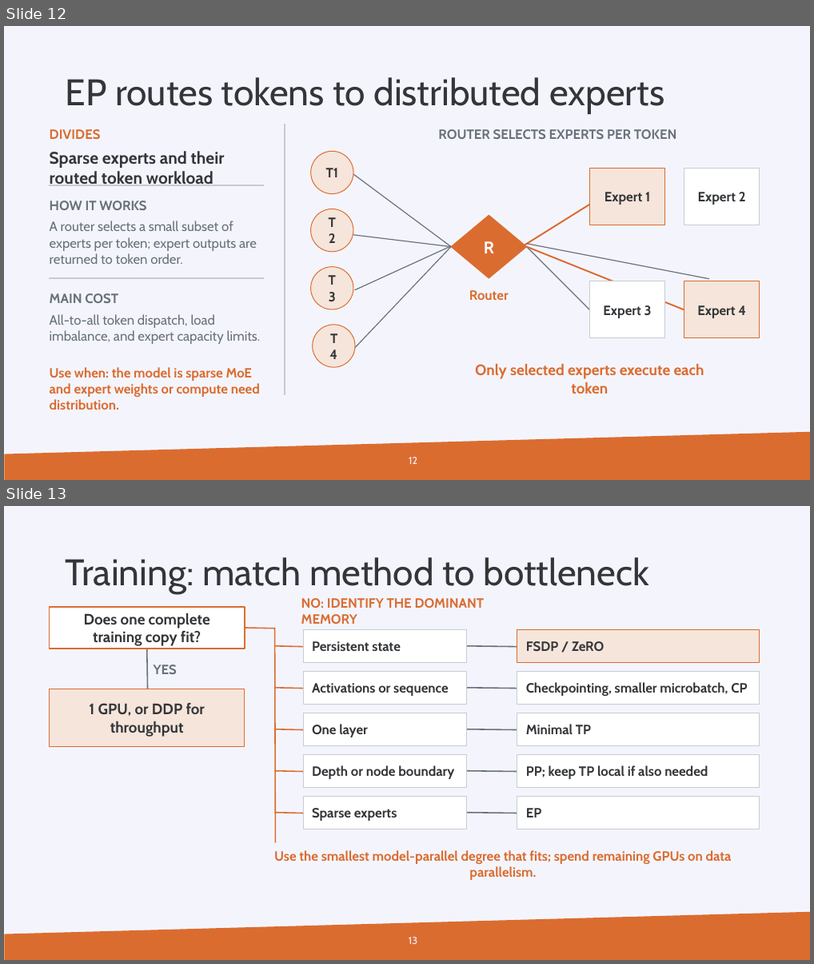
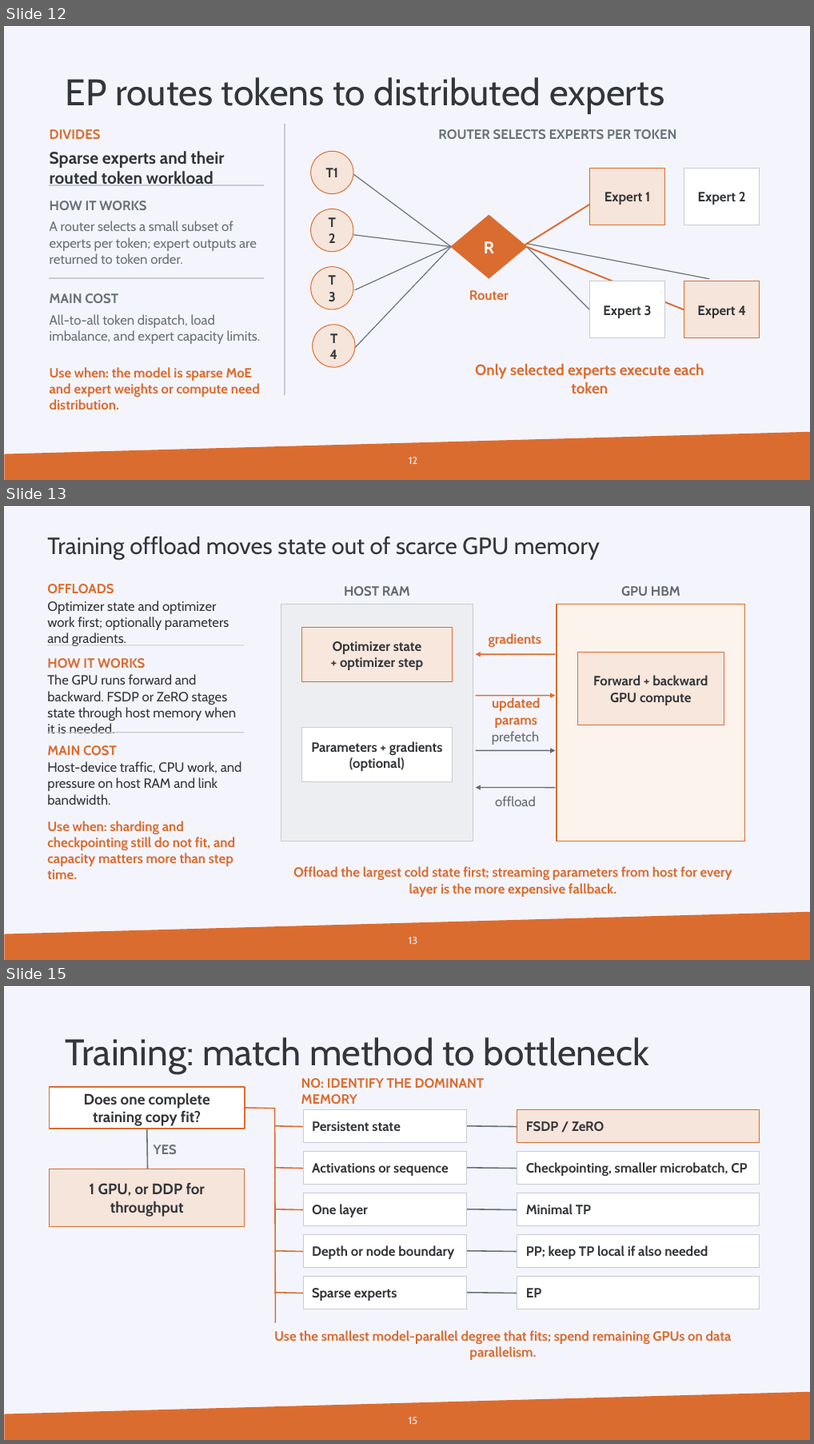
Before and after one commit to gjbex/Machine-learning-with-Python, a slide deck: parallelism_selection.pptx. Shown one above the other, each under a label of ours: slides 12 and 13 before the commit, slides 12, 13 and 15 after it; the slides between them are not shown. The pictures are 814x964 and 814x1444 pixels, drawn with LibreOffice and Linux fonts; fonts in the diff are those of the drawing; background and template pictures are left out. Boxes give left, top, right and bottom in pixels: in the first picture for what was removed or moved away, otherwise in the second. Text is boxed around its words. In the diff, an @@ line names an element or a change of style, - is before the commit and + after.

Commit message:
Add CPU offload slides

```diff
--- a/parallelism_selection.pptx
+++ b/parallelism_selection.pptx
@@ slide 13 added at [4,506,810,960], background #F4F5FC; not listed: 1 template element that a slide beside it also shows @@
@@ text added at [47,536,600,560], 28 pt, text #333639 @@
+Training offload moves state out of scarce GPU memory
@@ text added at [47,584,114,594], 16 pt, text #DB6C30, bold @@
+OFFLOADS
@@ text added at [47,600,229,646], 16 pt, text #333639 @@
+Optimizer state and optimizer work first; optionally parameters and gradients.
@@ text added at [344,586,410,596], 16 pt, text #656A70, bold @@
+HOST RAM
@@ text added at [622,586,681,596], 16 pt, text #656A70, bold @@
+GPU HBM
@@ rectangle added at [281,604,474,841], fill #ECEEF1, outline #C7CBD2 1 pt @@
@@ rectangle added at [557,604,746,841], fill #FCF3ED, outline #DB6C30 1.2 pt @@
@@ line added from (47, 645) to (244, 645), #C7CBD2 1 pt @@
@@ rectangle added at [302,627,452,681], fill #F8E7DD, outline #DB6C30 1 pt @@
@@ text added at [333,641,423,670], 16 pt, text #333639, bold @@
+Optimizer state
++ optimizer step
@@ text added at [489,633,542,647], 16 pt, text #DB6C30, bold @@
+gradients
@@ text added at [47,658,145,668], 16 pt, text #DB6C30, bold @@
+HOW IT WORKS
@@ arrow added from (556, 654) to (476, 654), #DB6C30 1.5 pt @@
@@ rectangle added at [578,652,725,725], fill #F8E7DD, outline #DB6C30 1 pt @@
@@ text added at [47,674,236,733], 16 pt, text #333639 @@
+The GPU runs forward and backward. FSDP or ZeRO stages state through host memory when it is needed.
@@ arrow added from (476, 696) to (556, 696), #DB6C30 1.5 pt @@
@@ text added at [492,697,541,728], 16 pt, text #DB6C30, bold @@
+updated params
@@ text added at [594,675,708,705], 16 pt, text #333639, bold @@
+Forward + backward
+GPU compute
@@ line added from (47, 732) to (244, 732), #C7CBD2 1 pt @@
@@ text added at [47,745,117,756], 16 pt, text #DB6C30, bold @@
+MAIN COST
@@ rectangle added at [302,728,452,782], fill #FFFFFF, outline #C7CBD2 1 pt @@
@@ text added at [311,741,443,771], 16 pt, text #333639, bold @@
+Parameters + gradients
+(optional)
@@ text added at [492,731,539,744], 16 pt, text #656A70 @@
+prefetch
@@ text added at [47,761,242,804], 16 pt, text #333639 @@
+Host-device traffic, CPU work, and pressure on host RAM and link bandwidth.
@@ arrow added from (476, 751) to (556, 751), #656A70 1.3 pt @@
@@ arrow added from (556, 788) to (476, 788), #656A70 1.3 pt @@
@@ text added at [495,796,536,806], 16 pt, text #656A70 @@
+offload
@@ text added at [47,820,235,879], 16 pt, text #DB6C30, bold @@
+Use when: sharding and checkpointing still do not fit, and capacity matters more than step time.
@@ text added at [294,866,733,896], 16 pt, text #DB6C30, bold @@
+Offload the largest cold state first; streaming parameters from host for every layer is the more expensive fallback.
@@ page number added at [409,936,418,944], 12 pt, text #F4F5FC @@
+13
@@ what was slide 13 is now slide 15 @@
@@ page number at [409,1416,418,1424]: text changed @@
-13
+15
```
Also in this commit, not shown: 1 other slide added, 1 other file.
